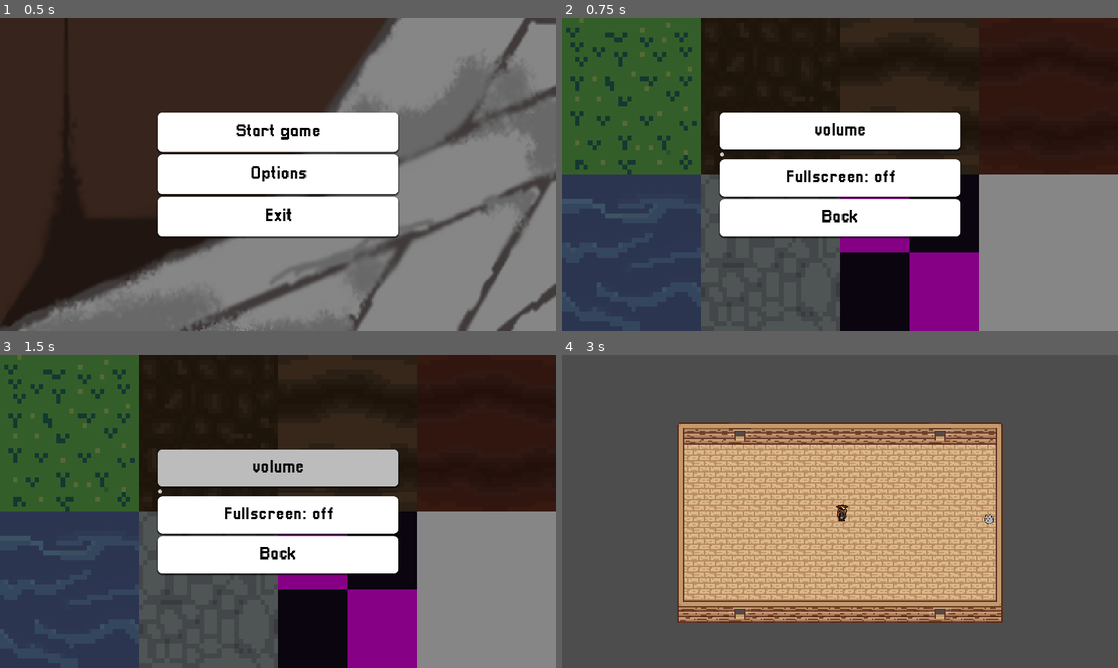
Above: before the commit, frames 1-4 (two rows, left to right).
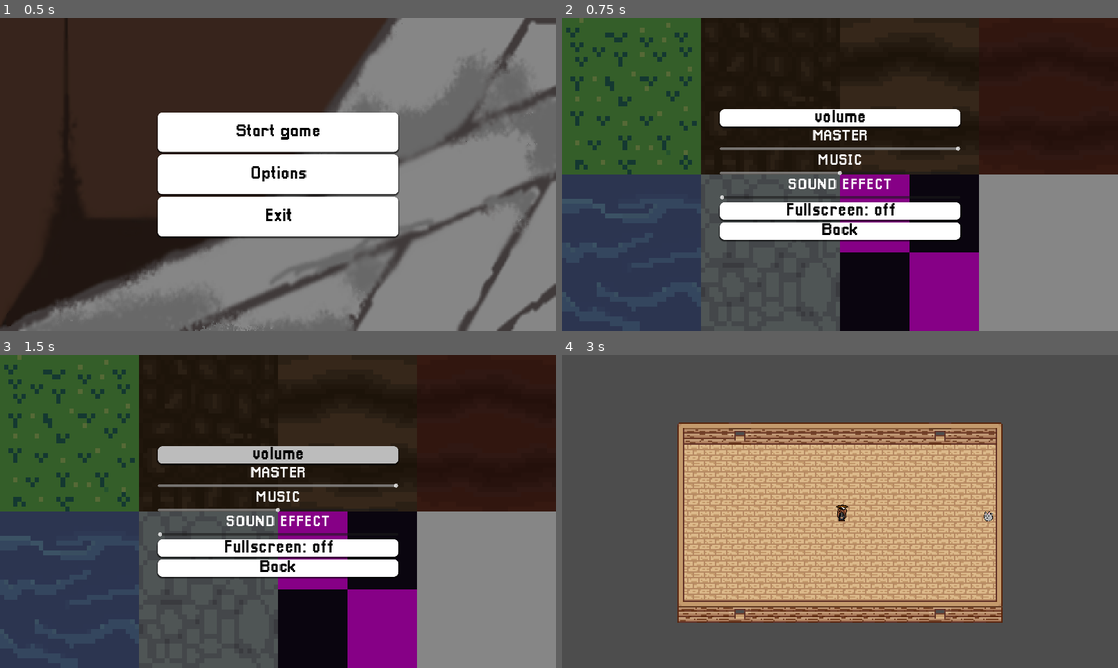
Above: after the commit, the same moments.

Repository: RojJuan/WildWestRPG
Game: Godot game, scene res://scenes/mainmenu.tscn
Two runs of this game, one before a commit and one after it. Both use one fixed random seed, a clock stepped at 60 frames per second and the inputs below. The engine's default icon, where the game draws it, is replaced by a stand-in: a white triangle on a blue panel in a dark square.
Inputs:
- Up to frame 1 (0.5 s): no input
- Up to frame 2 (0.75 s): click "Options" at 0.5 s
- Up to frame 3 (1.5 s): click "volume" at 1.25 s
- Up to frame 4 (3 s): click "Back" at 2 s; click "Start game" at 2.75 s

Frame 1 is identical in both runs. In frame 2, 11% of the frame differs, in the area x 28-72%, y 29-72%; in frame 3, 11%; in frame 4, less than 0.1%.

Commit message:
fixed audio

Diff:
--- /dev/null
+++ b/default_bus_layout.tres
@@ -0,0 +1,15 @@
+[gd_resource type="AudioBusLayout" format=3 uid="uid://be2b2e25xesk2"]
+
+[resource]
+bus/1/name = &"Music"
+bus/1/solo = false
+bus/1/mute = false
+bus/1/bypass_fx = false
+bus/1/volume_db = 0.0
+bus/1/send = &"Master"
+bus/2/name = &"SFX"
+bus/2/solo = false
+bus/2/mute = false
+bus/2/bypass_fx = false
+bus/2/volume_db = 0.0
+bus/2/send = &"Master"
--- a/scenes/mainmenu.tscn
+++ b/scenes/mainmenu.tscn
@@ -1,6 +1,6 @@
 [gd_scene load_steps=9 format=3 uid="uid://dt8pefhprfylx"]
 
-[ext_resource type="Script" path="res://scenes/mainmenu.gd" id="1_xsf6c"]
+[ext_resource type="Script" path="res://mainmenu.gd" id="1_xsf6c"]
 [ext_resource type="Texture2D" uid="uid://sbp2llq046gx" path="res://assets/sprites/vision_background.png" id="2_6jknt"]
 [ext_resource type="FontFile" uid="uid://b3ln4n78bxmsk" path="res://assets/fonts/pixellari/Pixellari.ttf" id="3_rw8b6"]
 
--- a/scenes/optionsmenu.tscn
+++ b/scenes/optionsmenu.tscn
@@ -1,9 +1,10 @@
-[gd_scene load_steps=10 format=3 uid="uid://bh6y4hxgpxe6r"]
+[gd_scene load_steps=11 format=3 uid="uid://bh6y4hxgpxe6r"]
 
-[ext_resource type="Script" path="res://scenes/optionsmenu.gd" id="1_7adws"]
+[ext_resource type="Script" path="res://scripts/optionsmenu.gd" id="1_7adws"]
 [ext_resource type="Texture2D" uid="uid://douoyax7ihgyd" path="res://assets/sprites/tilemap1.png" id="2_5jjbo"]
 [ext_resource type="FontFile" uid="uid://b3ln4n78bxmsk" path="res://assets/fonts/pixellari/Pixellari.ttf" id="3_drmlw"]
 [ext_resource type="AudioStream" uid="uid://dw2lcbs70iy5w" path="res://assets/music/Monkeys Spinning Monkeys.mp3" id="4_j7spk"]
+[ext_resource type="PackedScene" uid="uid://cool5gw8ot8bl" path="res://scenes/volumeslider.tscn" id="4_x4wsu"]
 
 [sub_resource type="StyleBoxTexture" id="StyleBoxTexture_fdc2t"]
 texture = ExtResource("2_5jjbo")
@@ -86,10 +87,40 @@
 theme_override_styles/normal = SubResource("StyleBoxFlat_m3k4g")
 text = "volume"
 
-[node name="HSlider" type="HSlider" parent="VBoxContainer"]
+[node name="Label" type="Label" parent="VBoxContainer"]
 layout_mode = 2
-max_value = 2.0
-step = 0.01
+size_flags_horizontal = 4
+theme_override_fonts/font = ExtResource("3_drmlw")
+theme_override_font_sizes/font_size = 50
+text = "MASTER"
+
+[node name="Master" parent="VBoxContainer" instance=ExtResource("4_x4wsu")]
+layout_mode = 2
+value = 1.0
+busName = "Master"
+
+[node name="Label2" type="Label" parent="VBoxContainer"]
+layout_mode = 2
+size_flags_horizontal = 4
+theme_override_fonts/font = ExtResource("3_drmlw")
+theme_override_font_sizes/font_size = 50
+text = "MUSIC"
+
+[node name="Music" parent="VBoxContainer" instance=ExtResource("4_x4wsu")]
+layout_mode = 2
+value = 0.5
+busName = "Music"
+
+[node name="Label3" type="Label" parent="VBoxContainer"]
+layout_mode = 2
+size_flags_horizontal = 4
+theme_override_fonts/font = ExtResource("3_drmlw")
+theme_override_font_sizes/font_size = 50
+text = "SOUND EFFECT"
+
+[node name="SFX" parent="VBoxContainer" instance=ExtResource("4_x4wsu")]
+layout_mode = 2
+busName = "SFX"
 
 [node name="fullscreen" type="Button" parent="VBoxContainer"]
 layout_mode = 2
@@ -125,9 +156,9 @@
 [node name="AudioStreamPlayer" type="AudioStreamPlayer" parent="."]
 stream = ExtResource("4_j7spk")
 autoplay = true
+bus = &"Music"
 
 [connection signal="pressed" from="VBoxContainer/volume" to="." method="_on_play_pressed"]
-[connection signal="value_changed" from="VBoxContainer/HSlider" to="." method="_on_h_slider_value_changed"]
 [connection signal="pressed" from="VBoxContainer/fullscreen" to="." method="_on_options_pressed"]
 [connection signal="toggled" from="VBoxContainer/fullscreen" to="." method="_on_fullscreen_toggled"]
 [connection signal="pressed" from="VBoxContainer/Back" to="." method="_on_exit_pressed"]
--- a/scenes/someplace_somewhere.tscn
+++ b/scenes/someplace_somewhere.tscn
@@ -42,6 +42,9 @@
 [sub_resource type="RectangleShape2D" id="RectangleShape2D_xylal"]
 size = Vector2(48, 54)
 
+[sub_resource type="RectangleShape2D" id="RectangleShape2D_o50i6"]
+size = Vector2(14, 16)
+
 [node name="someplace_somewhere" type="Node2D"]
 
 [node name="TileMapLayer" type="TileMapLayer" parent="."]
@@ -49,19 +52,25 @@
 tile_map_data = PackedByteArray("AAD6//z/AAABAAAAAAD7//z/AAADAAIAAAD8//z/AAABAAAAAAD9//z/AAABAAAAAAD+//z/AAABAAAAAAD/// …(2224 unchanged characters)…
 tile_set = SubResource("TileSet_aflck")
 
-[node name="Roundcat" type="Sprite2D" parent="."]
-position = Vector2(214, 11)
+[node name="cuteahhcat" type="StaticBody2D" parent="."]
+position = Vector2(213, 7)
+
+[node name="Roundcat" type="Sprite2D" parent="cuteahhcat"]
 scale = Vector2(0.5, 0.5)
 texture = ExtResource("2_nl1g0")
 
-[node name="NPCInteraction" parent="Roundcat" instance=ExtResource("3_euu1y")]
-position = Vector2(-1.57376, 1.57376)
-scale = Vector2(0.52459, 0.52459)
+[node name="NPCInteraction" parent="cuteahhcat" instance=ExtResource("3_euu1y")]
+scale = Vector2(0.262295, 0.262295)
 Dialog = "res://dialogs/props.json"
 
-[node name="CollisionShape2D" type="CollisionShape2D" parent="Roundcat/NPCInteraction"]
+[node name="CollisionShape2D" type="CollisionShape2D" parent="cuteahhcat/NPCInteraction"]
 position = Vector2(4, -3)
 shape = SubResource("RectangleShape2D_xylal")
+
+[node name="CollisionShape2D" type="CollisionShape2D" parent="cuteahhcat"]
+position = Vector2(1, -1)
+shape = SubResource("RectangleShape2D_o50i6")
+debug_color = Color(0.564092, 0.0102178, 4.81308e-08, 0.42)
 
 [node name="player" parent="." instance=ExtResource("1_4dmj6")]
 scale = Vector2(0.5, 0.5)
--- /dev/null
+++ b/scenes/volumeslider.tscn
@@ -0,0 +1,12 @@
+[gd_scene load_steps=2 format=3 uid="uid://cool5gw8ot8bl"]
+
+[ext_resource type="Script" path="res://scripts/volumeslider.gd" id="1_enccm"]
+
+[node name="Volumeslider" type="HSlider"]
+offset_right = 8.0
+offset_bottom = 16.0
+max_value = 1.0
+step = 0.01
+script = ExtResource("1_enccm")
+
+[connection signal="drag_ended" from="." to="." method="drag_ended"]
--- a/scenes/optionsmenu.gd
+++ b/scripts/optionsmenu.gd
@@ -6,8 +6,7 @@
 	get_tree().change_scene_to_file("res://scenes/mainmenu.tscn")
 
 
-func _on_h_slider_value_changed(value: float) -> void:
-	AudioServer.set_bus_volume_db(0, linear_to_db(value))
+
 
 
 func _on_fullscreen_toggled(toggled_on: bool) -> void:
--- /dev/null
+++ b/scripts/volumeslider.gd
@@ -0,0 +1,15 @@
+extends HSlider
+
+@export var busName: String
+
+var busIndex
+
+func _ready() -> void:
+	busIndex = AudioServer.get_bus_index(busName)
+
+	AudioServer.set_bus_volume_db(busIndex, linear_to_db(value))
+
+
+
+func drag_ended(value_changed: bool) -> void:
+	AudioServer.set_bus_volume_db(busIndex, linear_to_db(value))
Renamed: scenes/mainmenu.gd -> mainmenu.gd
Not shown: 1 places in scenes/someplace_somewhere.tscn that only renumber resources
